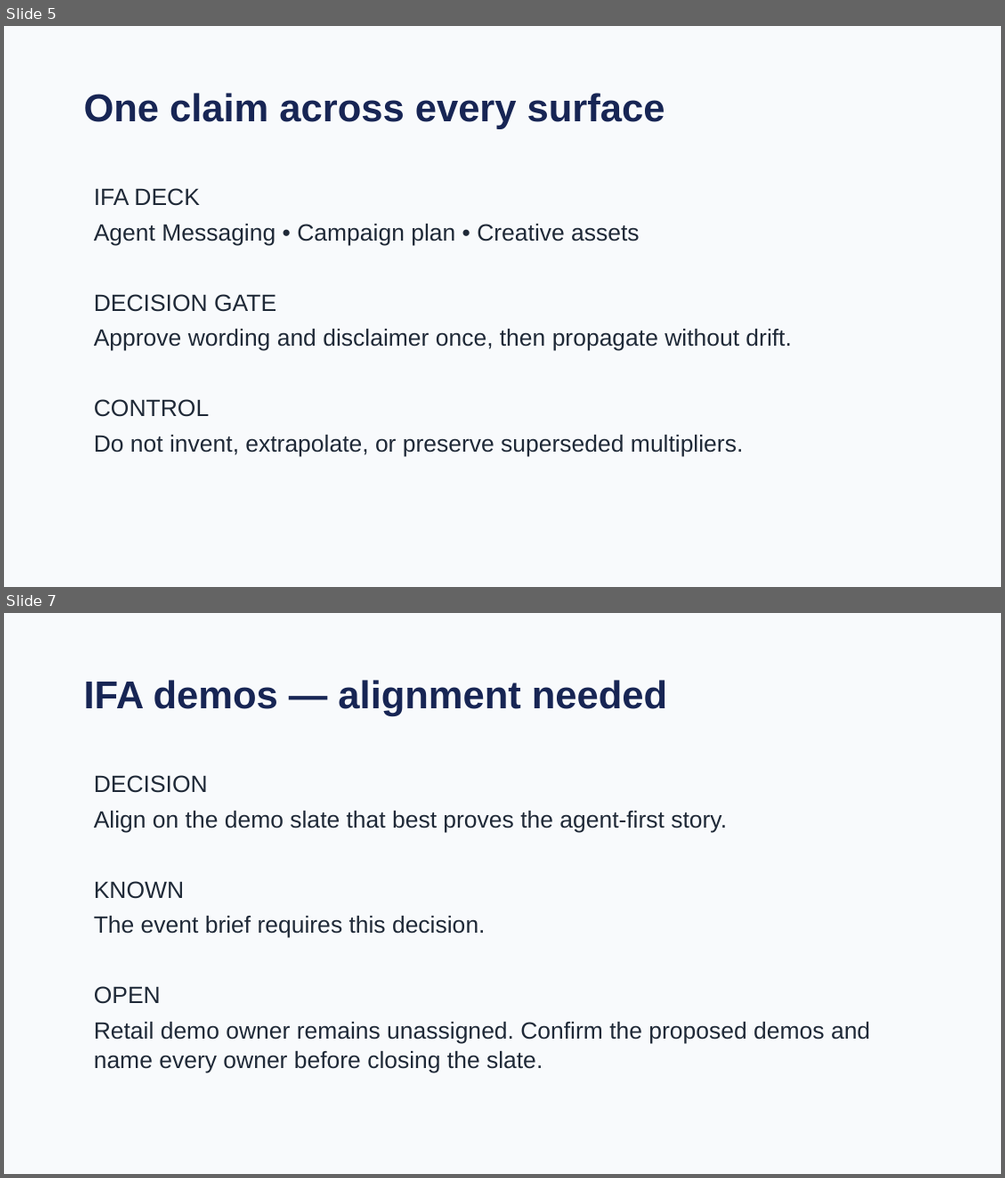
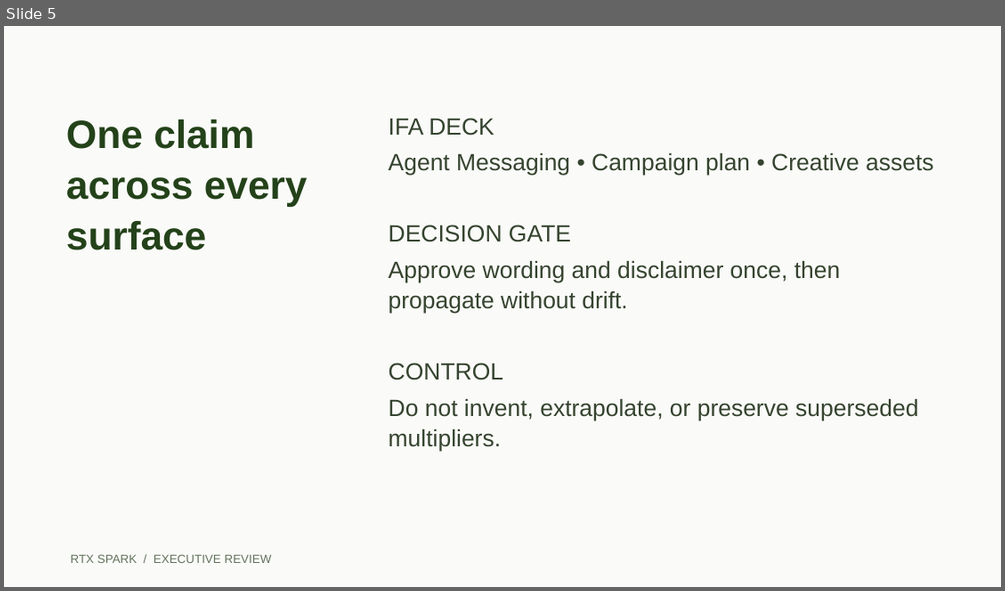
Before and after one commit to CalebJKim/chief-of-staff-agent, a slide deck: demo/templates/rtx-spark-exec-review.pptx. Shown one above the other, each under a label of ours: slides 5 and 7 before the commit, slide 5 after it; the slides between them are not shown. The pictures are 1005x1178 and 1005x591 pixels, drawn with LibreOffice and Linux fonts; fonts in the diff are those of the drawing. Boxes give left, top, right and bottom in pixels: in the first picture for what was removed or moved away, otherwise in the second. Text is boxed around its words. In the diff, an @@ line names an element or a change of style, - is before the commit and + after.

Commit message:
Refine Chief of Staff demo workflow and validate tracker and draft actions

```diff
--- a/demo/templates/rtx-spark-exec-review.pptx
+++ b/demo/templates/rtx-spark-exec-review.pptx
@@ slide 7 removed at [4, 613, 1001, 1174], background #F8FAFC @@
@@ text removed at [84, 680, 667, 716] @@
-IFA demos — alignment needed
@@ text removed at [94, 775, 870, 1073] @@
-DECISION
-Align on the demo slate that best proves the agent-first story.
-KNOWN
-The event brief requires this decision.
-OPEN
-Retail demo owner remains unassigned. Confirm the proposed demos and name every owner before closing the slate.
@@ slide 5 changed as well @@
@@ background #F8FAFC to #FAFBF8 @@
@@ text "One claim across every surface": place and size @@
-text "One claim across every surface" at [84, 93, 665, 129]
+text "One claim across every surface" at [66, 119, 307, 250]
@@ text "One claim across every surface" at [66, 119, 307, 250]: size 28 to 28.5 pt, text colour #172554 to #24421A; line spacing 1.05 to 1.08 @@
@@ text "IFA DECK": place and size @@
-text "IFA DECK" at [94, 188, 791, 457]
+text "IFA DECK" at [388, 118, 934, 451]
@@ text "IFA DECK" at [388, 118, 934, 451]: text colour #1F2937 to #35432F; line spacing 1.05 to 1.08 @@
@@ text added at [71, 554, 272, 563], 8.6 pt, text #64735E @@
+RTX SPARK / EXECUTIVE REVIEW
```
Also in this commit, not shown: 5 other slides changed, 4 slides added, 3 other slides removed, 26 other files.
